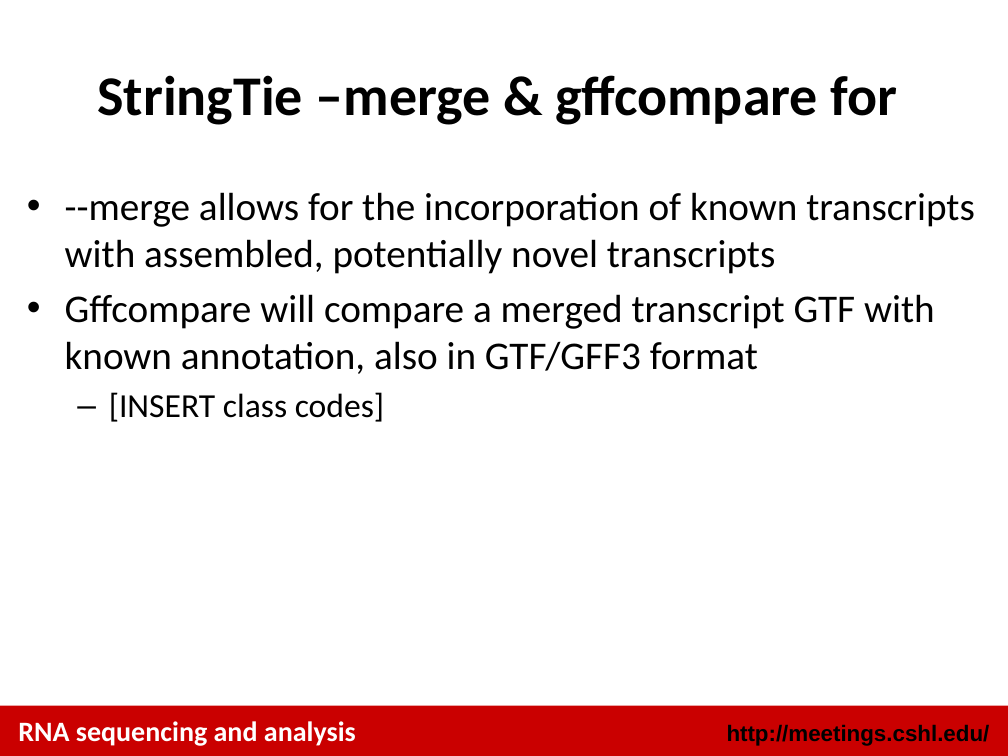
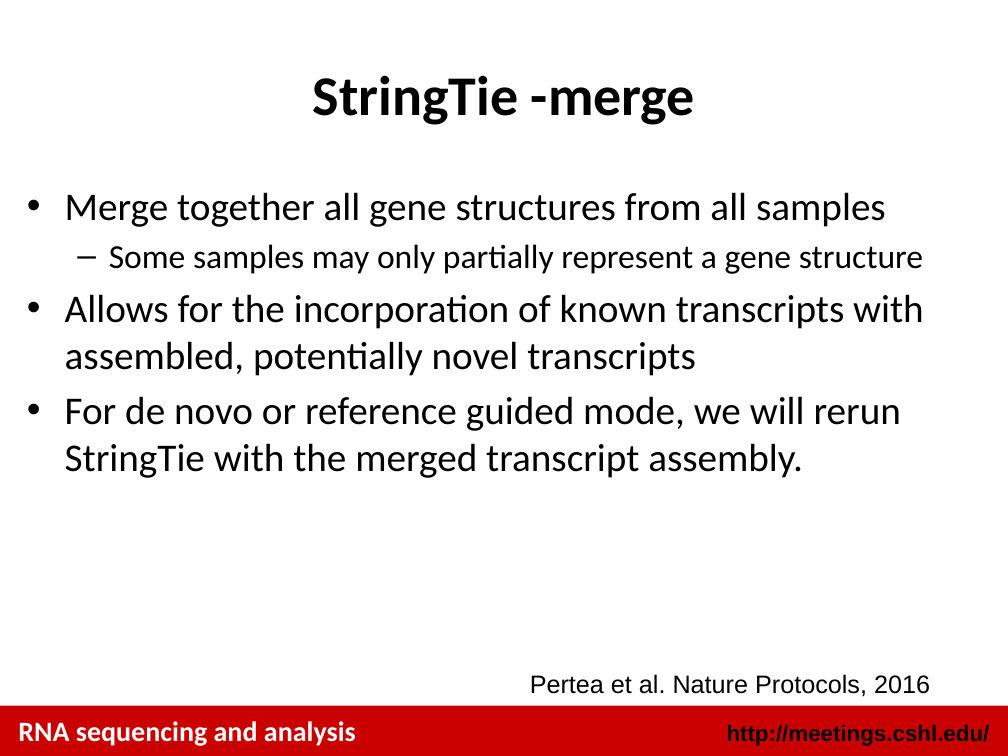
Before and after one commit to griffithlab/rnaseq_tutorial_wiki, a slide deck: slide 9 of LectureFiles/cshl/2016/RNASeq_Module3_Lecture.pptx (slide 8 before the commit). Drawn at 1008x756 pixels with LibreOffice and Linux fonts; fonts in the diff are those of the drawing. Boxes give left, top, right and bottom in pixels: in the first picture for what was removed or moved away, otherwise in the second. Text is boxed around its words. In the diff, an @@ line names an element or a change of style, - is before the commit and + after.

```diff
--- a/LectureFiles/cshl/2016/RNASeq_Module3_Lecture.pptx
+++ b/LectureFiles/cshl/2016/RNASeq_Module3_Lecture.pptx
@@ title at (313,75,695,125): text changed @@
-StringTie –merge & gffcompare for
+StringTie -merge
@@ text at (65,192,924,478): text changed @@
-• --merge allows for the incorporation of known transcripts with assembled, potentially novel transcripts
-• Gffcompare will compare a merged transcript GTF with known annotation, also in GTF/GFF3 format
-  – [INSERT class codes]
+• Merge together all gene structures from all samples
+  – Some samples may only partially represent a gene structure
+• Allows for the incorporation of known transcripts with assembled, potentially novel transcripts
+• For de novo or reference guided mode, we will rerun StringTie with the merged transcript assembly.
@@ text added at (530,674,930,697), 18 pt, text #000000 @@
+Pertea et al. Nature Protocols, 2016
```
Also in this commit, not shown: 3 other slides changed, 2 slides added, 3 other files.
